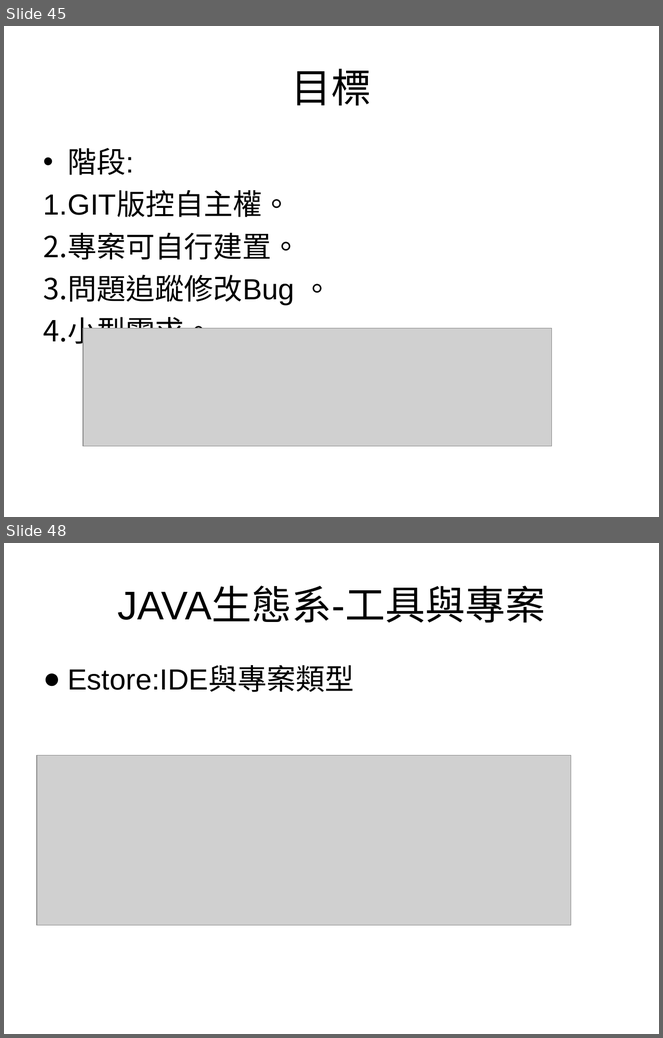
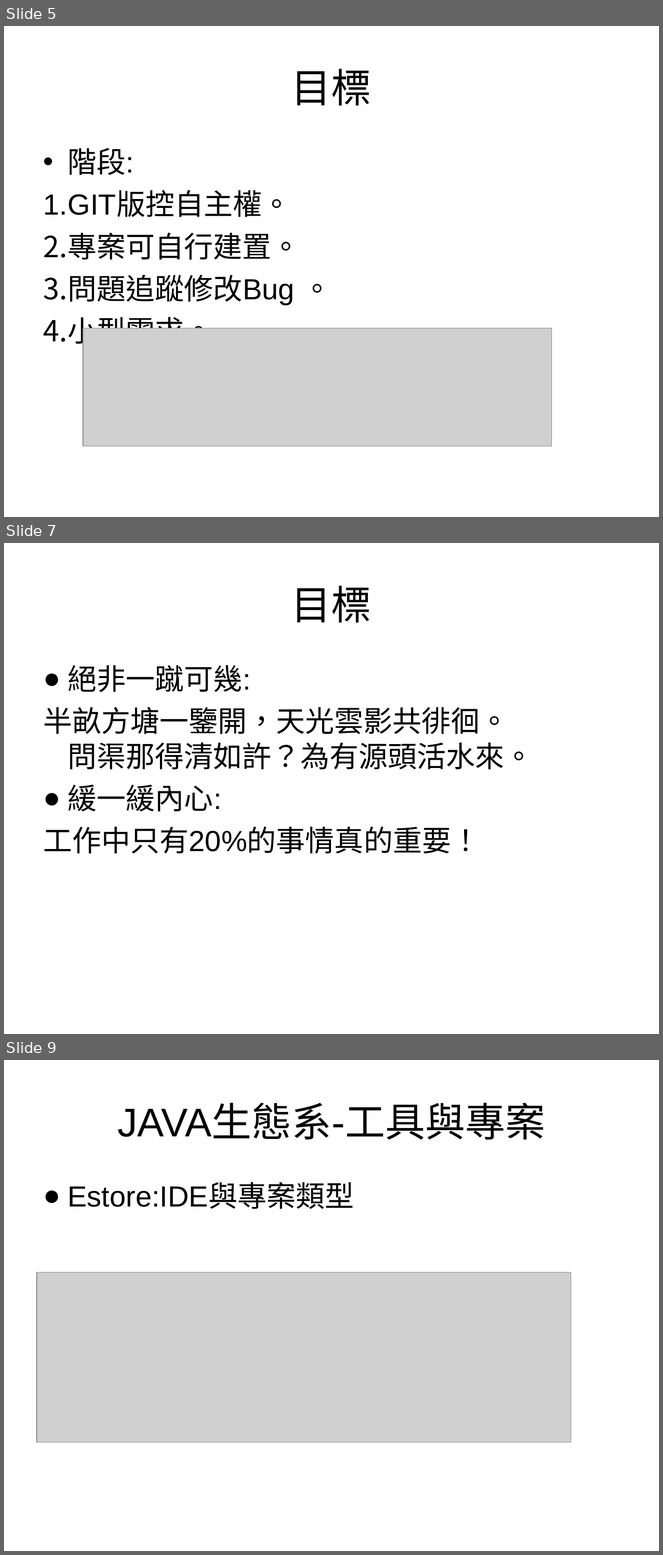
Before and after one commit to godman945/estore_sample, a slide deck: 20210128_t.ppt. Shown one above the other, each under a label of ours: slides 45 and 48 before the commit, slides 5, 7 and 9 after it; the slides between them are not shown. The pictures are 663x1038 and 663x1555 pixels, drawn with LibreOffice and Linux fonts; fonts in the diff are those of the drawing; grey boxes stand for pictures; background and template pictures are left out. Boxes give left, top, right and bottom in pixels: in the first picture for what was removed or moved away, otherwise in the second. Text is boxed around its words. In the diff, an @@ line names an element or a change of style, - is before the commit and + after.

```diff
--- a/20210128_t.ppt
+++ b/20210128_t.ppt
@@ slide 7 added at <box>4,543,659,1034</box>, background picture (left out) @@
@@ title added at <box>292,586,372,623</box>, 44 pt, text #000000 @@
+目標
@@ text added at <box>43,665,534,854</box>, 32 pt, text #000000 @@
+● 絕非一蹴可幾:
+半畝方塘一鑒開，天光雲影共徘徊。
+問渠那得清如許？為有源頭活水來。
+● 緩一緩內心:
+工作中只有20%的事情真的重要！
@@ what was slide 45 is now slide 5 @@
@@ what was slide 48 is now slide 9 @@
```
Also in this commit, not shown: 5 slides changed, 1 other slide added, 40 slides removed, 1 other file.
